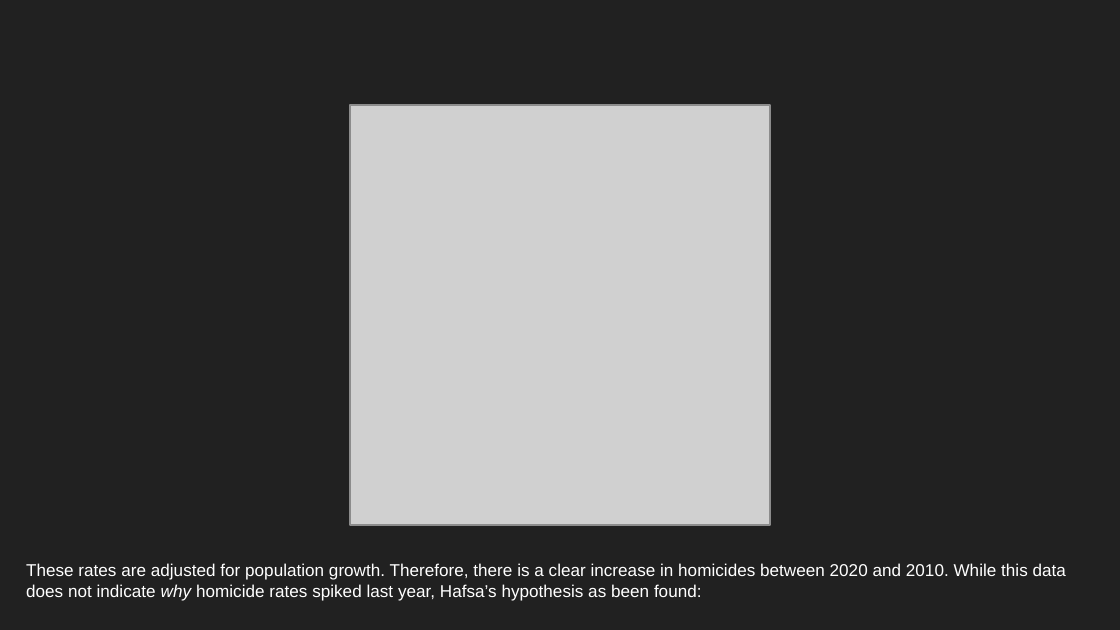
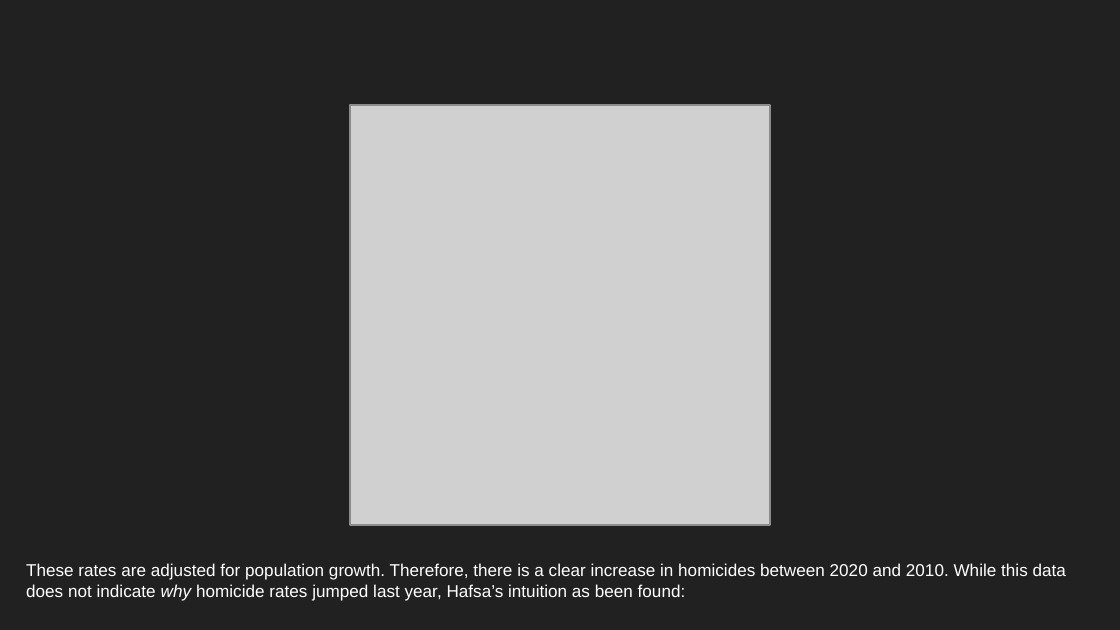
Before and after one commit to N-J-Miller/Project_1, a slide deck: slide 8 of Exploratory Data Analysis.pptx. Drawn at 1120x630 pixels with LibreOffice and Linux fonts; fonts in the diff are those of the drawing; grey boxes stand for pictures. Boxes give left, top, right and bottom in pixels: in the first picture for what was removed or moved away, otherwise in the second. Text is boxed around its words. In the diff, an @@ line names an element or a change of style, - is before the commit and + after.

Commit message:
Add files via upload
Edited the flippant remark to tone it down a bit. Still left it a *little* joking. And did NOT make it an actual hypothesis, because we already have those and I want to lighten the tone a teensy bit.

```diff
--- a/Exploratory Data Analysis.pptx
+++ b/Exploratory Data Analysis.pptx
@@ text at box(26, 563, 1066, 601): text changed @@
-These rates are adjusted for population growth. Therefore, there is a clear increase in homicides between 2020 and 2010. While this data does not indicate why homicide rates spiked last year, Hafsa’s hypothesis as been found:
+These rates are adjusted for population growth. Therefore, there is a clear increase in homicides between 2020 and 2010. While this data does not indicate why homicide rates jumped last year, Hafsa’s intuition as been found:
```
Also in this commit, not shown: 1 other slide changed.
